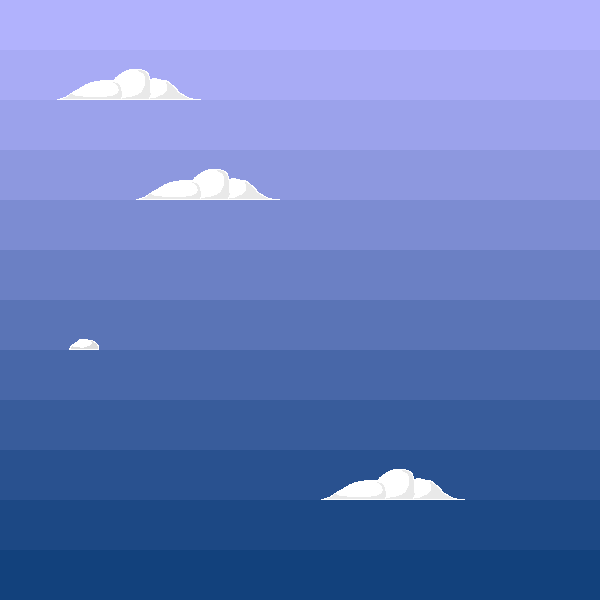
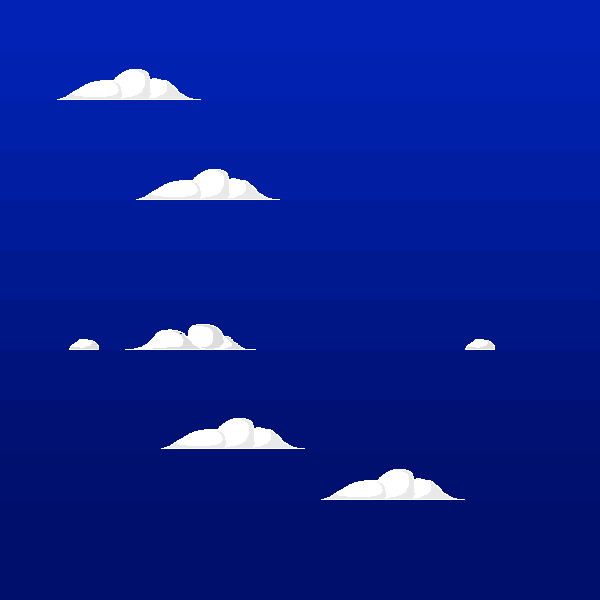
Revision of a layered 600 × 600 image; what changed, layer by layer:
added layer "Layer 4" above "Layer 5" over [465, 339, 495, 350]
added layer "Layer 5" above "Layer 3" over [161, 418, 305, 449]
painted on "Layer 3" over [125, 324, 256, 350]
removed layer "Layer 0" over [0, 0, 600, 600]
added layer "Layer 6" over [0, 0, 600, 600]
